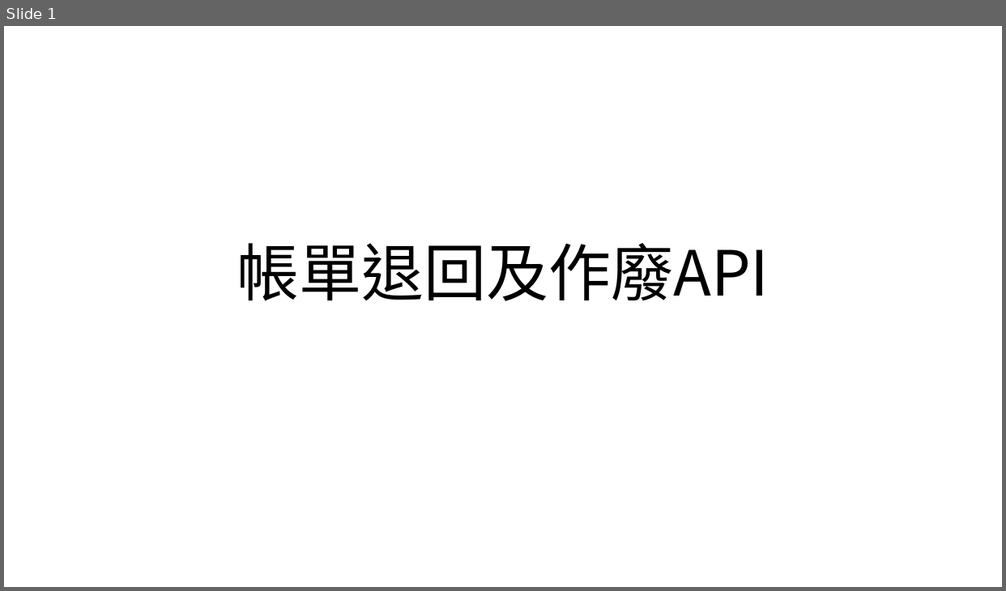
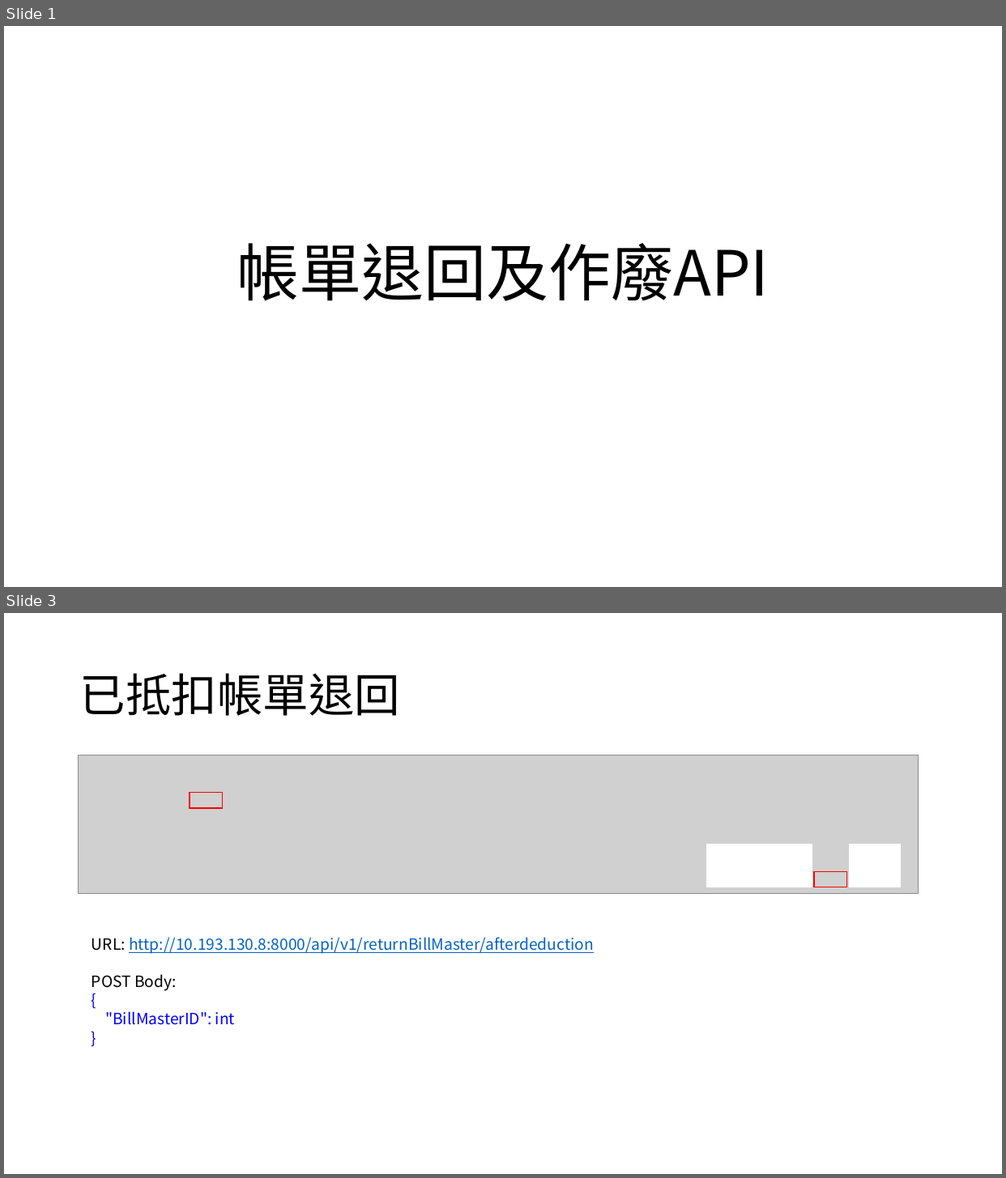
Before and after one commit to appletime81/cbp-sys-api-v2, a slide deck: CBP專案/帳單API/帳單退回及作廢API.pptx. Shown one above the other, each under a label of ours: slide 1 before the commit, slides 1 and 3 after it; the slides between them are not shown. The pictures are 1006x591 and 1006x1178 pixels, drawn with LibreOffice and Linux fonts; fonts in the diff are those of the drawing; grey boxes stand for pictures. Boxes give left, top, right and bottom in pixels: in the first picture for what was removed or moved away, otherwise in the second. Text is boxed around its words. In the diff, an @@ line names an element or a change of style, - is before the commit and + after.

```diff
--- a/CBP專案/帳單API/帳單退回及作廢API.pptx
+++ b/CBP專案/帳單API/帳單退回及作廢API.pptx
@@ slide 3 added at bbox=[4, 613, 1002, 1174], background #FFFFFF @@
@@ title added at bbox=[80, 673, 400, 716], 44 pt, text #000000 @@
+已抵扣帳單退回
@@ picture added at bbox=[78, 756, 918, 894] @@
@@ rectangle added at bbox=[189, 793, 223, 808], outline #FF0000 1 pt @@
@@ rectangle added at bbox=[707, 845, 812, 887], fill #FFFFFF, outline #FFFFFF 1 pt @@
@@ rectangle added at bbox=[849, 845, 900, 887], fill #FFFFFF, outline #FFFFFF 1 pt @@
@@ rectangle added at bbox=[814, 871, 847, 887], outline #FF0000 1 pt @@
@@ text added at bbox=[91, 937, 594, 1025], 15 pt, text #0563C1, underline @@
+URL: http://10.193.130.8:8000/api/v1/returnBillMaster/afterdeduction
+POST Body:
+{
+"BillMasterID": int
+}
```
Also in this commit, not shown: 1 slide changed, 1 other slide added, 1 other file.
